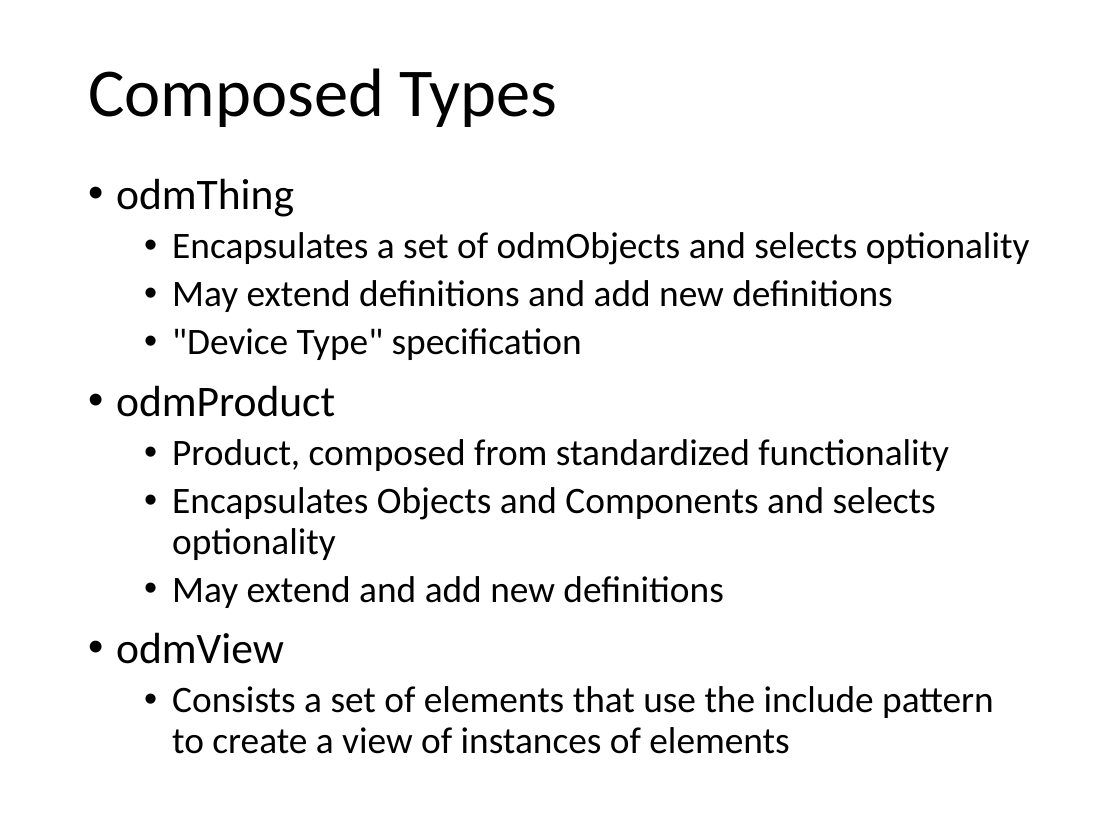
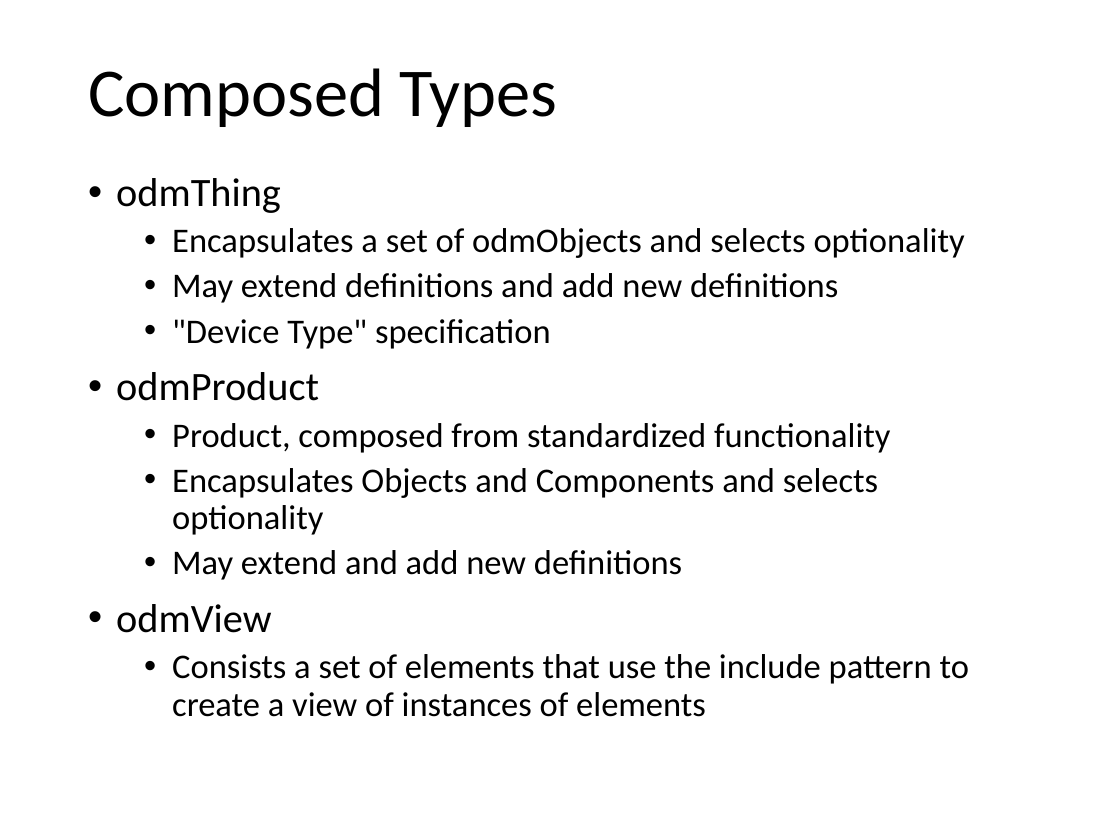
Before and after one commit to mjkoster/ODM-Examples, a slide deck: slide 9 of sdf-extensions.pptx (slide 8 before the commit). Drawn at 1120x840 pixels with LibreOffice and Linux fonts; fonts in the diff are those of the drawing. Boxes give left, top, right and bottom in pixels: in the first picture for what was removed or moved away, otherwise in the second. Text is boxed around its words. In the diff, an @@ line names an element or a change of style, - is before the commit and + after.

```diff
--- a/sdf-extensions.pptx
+++ b/sdf-extensions.pptx
@@ text "odmThing" at (116, 178, 969, 717): size 28 to 25.9 pt in "odmThing", "odmProduct", "odmView"; size 24 to 22.2 pt @@
```
Also in this commit, not shown: 3 other slides changed, 1 slide added.
